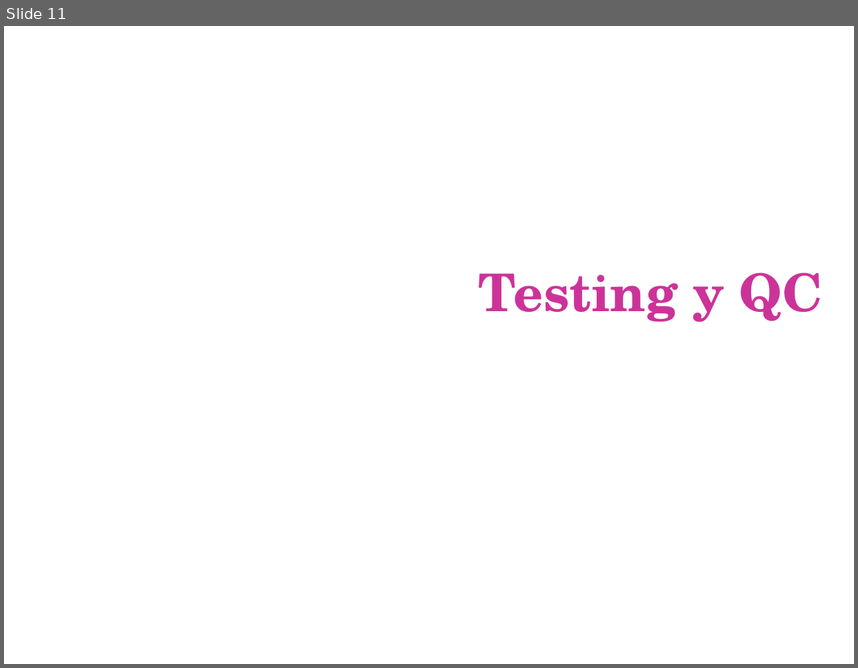
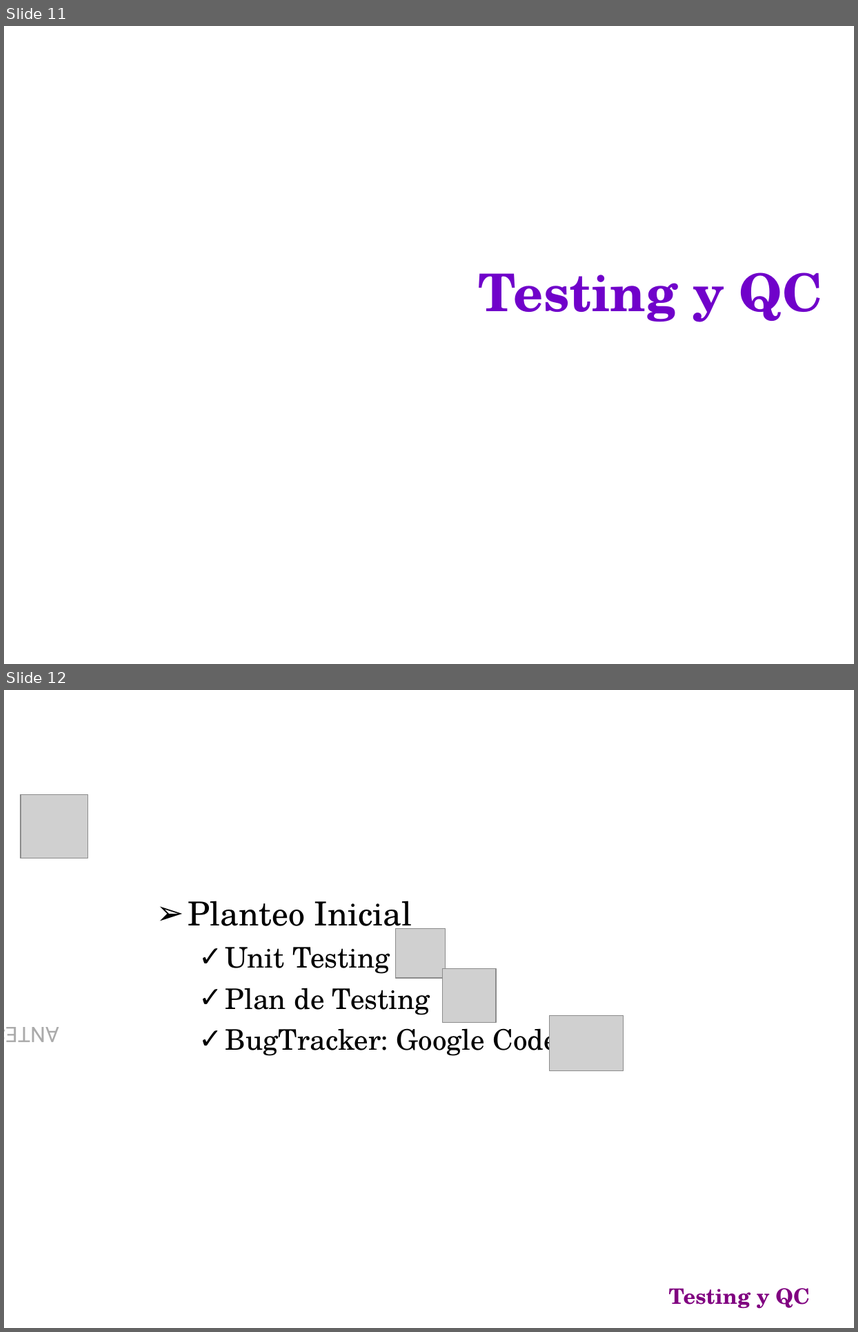
Before and after one commit to emmanuelfls371/softmart7547, a slide deck: docs/CarpetaEntrega/PresFinal.ppt. Shown one above the other, each under a label of ours: slide 11 before the commit, slides 11 and 12 after it. The pictures are 858x668 and 858x1332 pixels, drawn with LibreOffice and Linux fonts; fonts in the diff are those of the drawing; grey boxes stand for pictures; background and template pictures are left out. Boxes give left, top, right and bottom in pixels: in the first picture for what was removed or moved away, otherwise in the second. Text is boxed around its words. In the diff, an @@ line names an element or a change of style, - is before the commit and + after.

```diff
--- a/docs/CarpetaEntrega/PresFinal.ppt
+++ b/docs/CarpetaEntrega/PresFinal.ppt
@@ slide 12 added at (x1=4, y1=690, x2=854, y2=1328), background picture (left out) @@
@@ picture added at (x1=21, y1=795, x2=88, y2=858) @@
@@ text added at (x1=34, y1=875, x2=67, y2=1196), 18 pt, text gradient #AAAAAA to #7002CA @@
+ANTES
@@ text added at (x1=188, y1=900, x2=557, y2=1058), 24 pt, text #000000 @@
+➢ Planteo Inicial
+  ✓ Unit Testing
+  ✓ Plan de Testing
+  ✓ BugTracker: Google Code
@@ picture added at (x1=396, y1=929, x2=446, y2=978) @@
@@ picture added at (x1=443, y1=969, x2=496, y2=1023) @@
@@ picture added at (x1=550, y1=1016, x2=624, y2=1071) @@
@@ text added at (x1=669, y1=1288, x2=810, y2=1308), 18 pt, text #800080, bold @@
+Testing y QC
@@ slide 11 changed as well @@
@@ title "Testing y QC" at (x1=478, y1=272, x2=823, y2=322): text colour #CC3399 to #7002CA @@
```
Also in this commit, not shown: 17 other slides changed, 5 other slides added, 10 slides removed.
